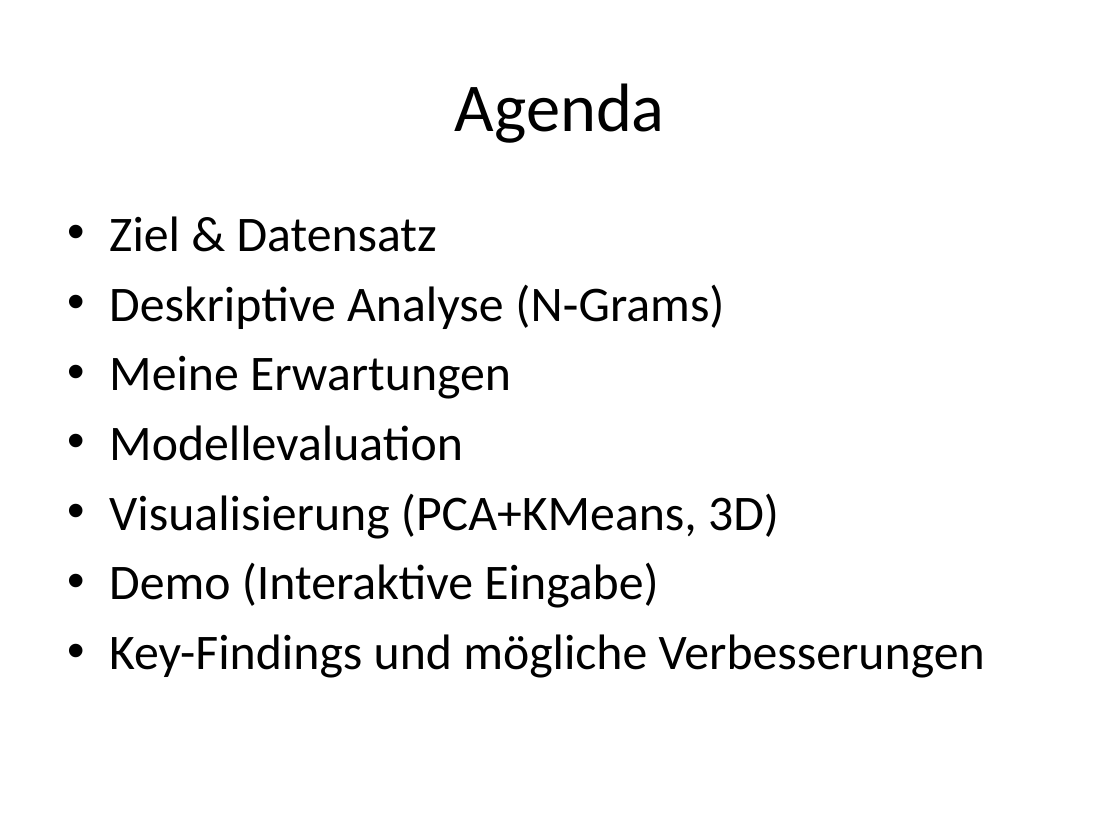
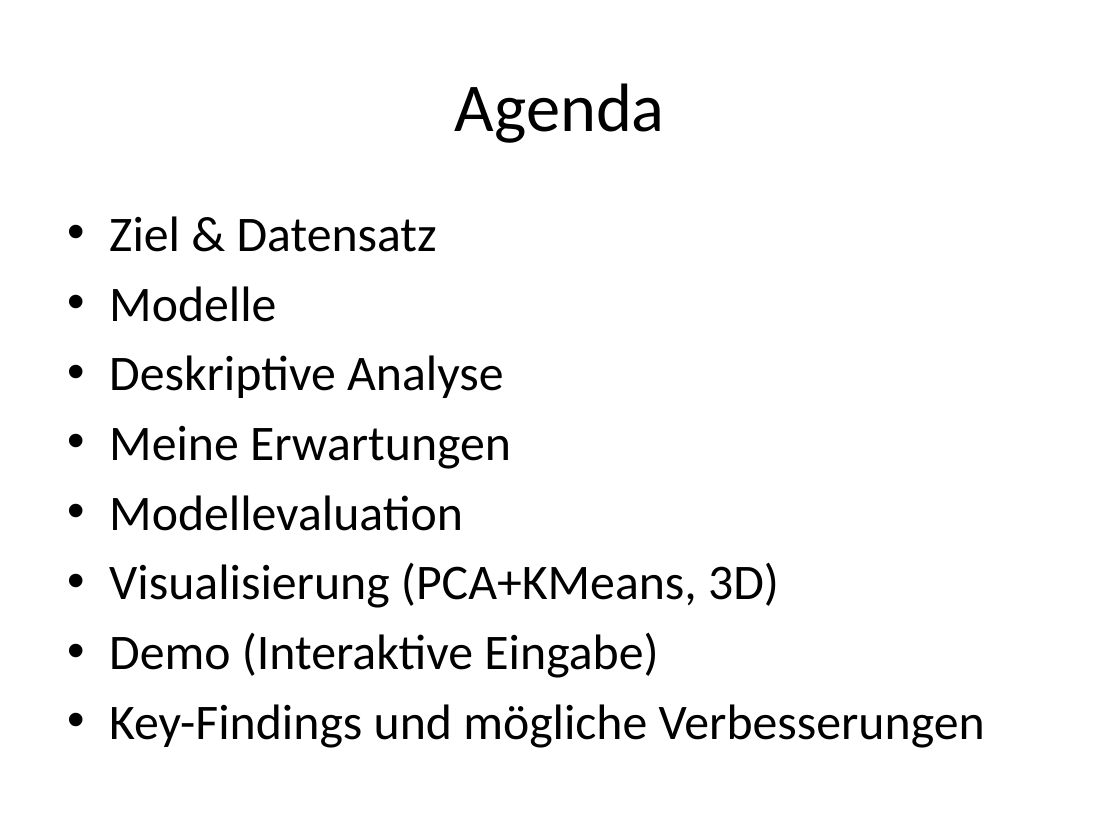
Before and after one commit to raphiweiss/Mundart-Chat-Sentiment, a slide deck: slide 3 of Zwischenpräsentation_RWeiss.pptx. Drawn at 1120x840 pixels with LibreOffice and Linux fonts; fonts in the diff are those of the drawing. Boxes give left, top, right and bottom in pixels: in the first picture for what was removed or moved away, otherwise in the second. Text is boxed around its words. In the diff, an @@ line names an element or a change of style, - is before the commit and + after.

```diff
--- a/Zwischenpräsentation_RWeiss.pptx
+++ b/Zwischenpräsentation_RWeiss.pptx
@@ text at [109,286,503,398]: text changed @@
-• Deskriptive Analyse (N‑Grams)
+• Modelle
+• Deskriptive Analyse
```
Also in this commit, not shown: 5 other slides changed, 2 slides added, 3 other files.
